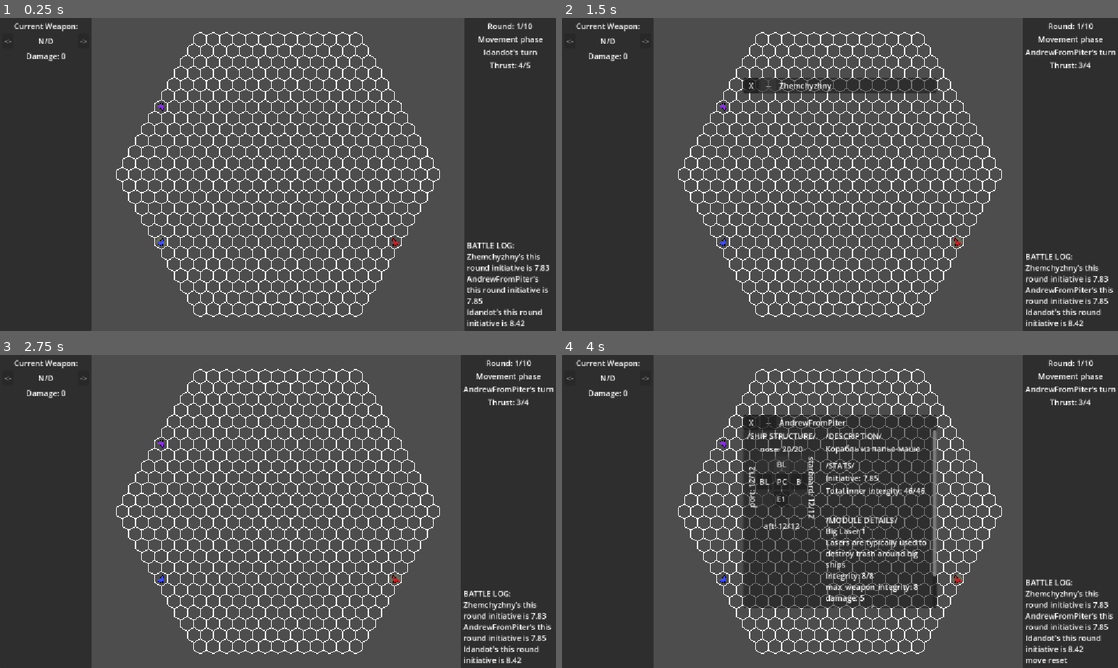
Above: before the commit, frames 1-4 (two rows, left to right).
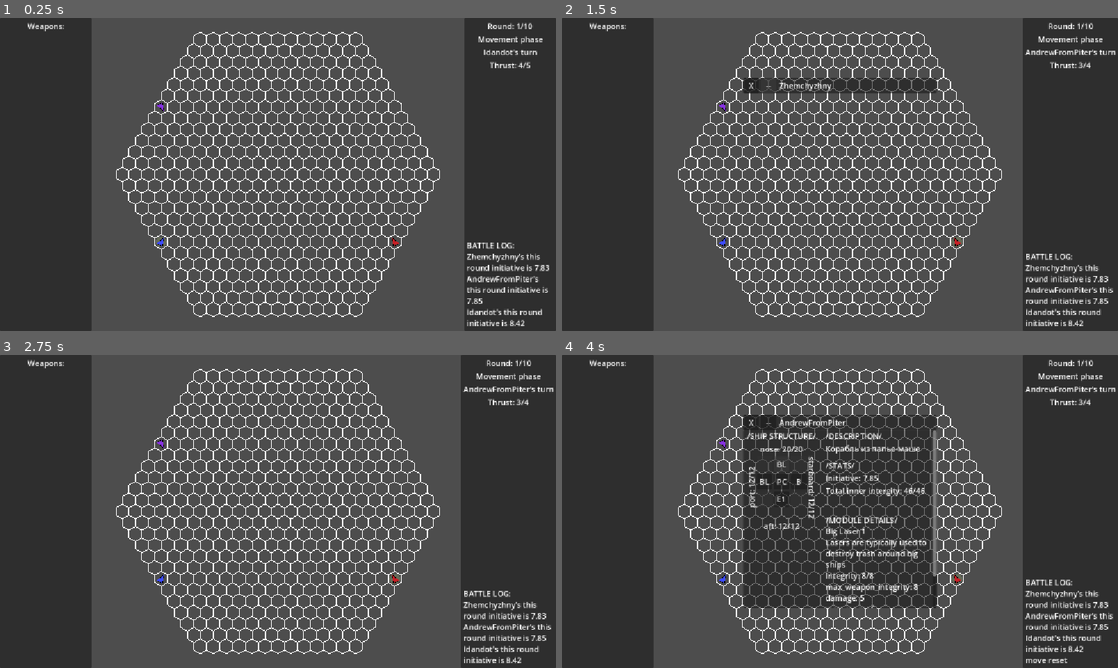
Above: after the commit, the same moments.

Repository: Idandot/Space-Arena
Game: Godot game, scene res://Base Class/Arena.tscn
The game is run twice, just before and just after one commit, with the same random seed, the same clock (stepped at 60 frames per second) and the same inputs.
Inputs (mouse positions are in pixels of both pictures, inside the frame that each line leads up to):
- Up to frame 1 (0.25 s): no input
- Up to frame 2 (1.5 s): tap Enter (end_turn) at 0.5 s; drag from (723, 105) to (684, 174) at 0.52 s; click "--" at 1.25 s
- Up to frame 3 (2.75 s): click "X" at 2 s
- Up to frame 4 (4 s): tap Backspace (reset_move) at 2.75 s; drag from (956, 580) to (684, 511) at 2.77 s; click "BL" at 3.5 s

The runs differ from the first frame. In frame 1, 0.3% of the frame differs, in the area x 0-16%, y 1-14%; in frame 2, 0.3%; in frame 3, 0.3%; in frame 4, 0.3%.

Commit message:
0.1.9.7 WeaponList
- Removed first rendition of weapon UI (CurrentWeaponUI)
- WeaponControlSystem: emits signal whenever weapon state changes
- WeaponListUI: manages WeaponSlotUI's
- WeaponSlotUI: shows data about weapon and it's status
- Integrity: get_ratio() added
- BigLaser: offset = 0. Annoying, offset mechanic need to be remade
- GaussCannon: max_range buffed from 7 to 10

Diff:
--- a/Base Class/ArenaUI.tscn
+++ b/Base Class/ArenaUI.tscn
@@ -1,7 +1,8 @@
 [gd_scene format=3 uid="uid://sygaawqoonor"]
 
 [ext_resource type="Script" uid="uid://dvhdky2xyyqyb" path="res://Autoload Class/UIManager.gd" id="1_dqrmg"]
-[ext_resource type="Script" uid="uid://c2wl55leenqj7" path="res://Base Class/CurrentWeaponUI.gd" id="2_r1gao"]
+[ext_resource type="Script" uid="uid://ceoytsue52pcy" path="res://Base Class/WeaponListUI.gd" id="3_xxlru"]
+[ext_resource type="PackedScene" uid="uid://b6ge6hwfh2ts2" path="res://Base Class/WeaponSlotUI.tscn" id="4_le23j"]
 
 [sub_resource type="Theme" id="Theme_7idsn"]
 default_font_size = 128
@@ -93,39 +94,15 @@
 
 [node name="CurrentWeaponLabel" type="Label" parent="LeftPanel/MarginContainer/VBoxContainer" unique_id=1042076694]
 layout_mode = 2
-text = "Current Weapon:"
+text = "Weapons:"
 horizontal_alignment = 1
 vertical_alignment = 1
 
-[node name="HBoxContainer" type="HBoxContainer" parent="LeftPanel/MarginContainer/VBoxContainer" unique_id=499895508 node_paths=PackedStringArray("prev_weapon_button", "next_weapon_button", "weapon_label", "damage_label")]
+[node name="WeaponListUI" type="VBoxContainer" parent="LeftPanel/MarginContainer/VBoxContainer" unique_id=634026904 node_paths=PackedStringArray("slot_container")]
 layout_mode = 2
-script = ExtResource("2_r1gao")
-prev_weapon_button = NodePath("PrevWeaponButton")
-next_weapon_button = NodePath("NextWeaponButton")
-weapon_label = NodePath("WeaponLabel")
-damage_label = NodePath("../DamageLabel")
-
-[node name="PrevWeaponButton" type="Button" parent="LeftPanel/MarginContainer/VBoxContainer/HBoxContainer" unique_id=2007643055]
-layout_mode = 2
-text = "<-"
-
-[node name="WeaponLabel" type="Label" parent="LeftPanel/MarginContainer/VBoxContainer/HBoxContainer" unique_id=424970129]
-layout_mode = 2
-size_flags_horizontal = 3
-text = "N/D"
-horizontal_alignment = 1
-vertical_alignment = 1
-
-[node name="NextWeaponButton" type="Button" parent="LeftPanel/MarginContainer/VBoxContainer/HBoxContainer" unique_id=1635946165]
-layout_mode = 2
-tooltip_text = "Next weapon. [Q]"
-text = "->"
-
-[node name="DamageLabel" type="Label" parent="LeftPanel/MarginContainer/VBoxContainer" unique_id=2107455701]
-layout_mode = 2
-text = "Damage: 0"
-horizontal_alignment = 1
-vertical_alignment = 1
+script = ExtResource("3_xxlru")
+weapon_slot_scene = ExtResource("4_le23j")
+slot_container = NodePath(".")
 
 [node name="InspectorParent" type="Control" parent="." unique_id=265121632]
 layout_mode = 3
--- a/Base Class/CurrentWeaponUI.gd
+++ /dev/null
@@ -1,47 +0,0 @@
-extends HBoxContainer
-
-@export var prev_weapon_button: Button
-@export var next_weapon_button: Button
-@export var weapon_label: Label
-@export var damage_label: Label
-var weapon_shown: Weapon
-
-func _ready() -> void:
-	GameEvents.active_weapon_changed.connect(_on_active_weapon_changed)
-	TurnManager.phase_started.connect(_on_phase_started)
-
-func _on_active_weapon_changed(weapon: Weapon) -> void:
-	if weapon_label == null:
-		return
-	if weapon == null:
-		_clear_weapon_data()
-		return
-
-	weapon_label.text = weapon.module_name
-	var module_integrity = weapon.get_integrity()
-	var hp_ratio: float = float(module_integrity.current) / float(module_integrity.maximum)
-	weapon_label.modulate = Color(1,1,1,1).lerp(Color(1, 0.2, 0.2, 1), 1.0 - hp_ratio)
-
-	if module_integrity.current <= 0:
-		damage_label.text = "Damage: 0"
-	else:
-		damage_label.text = "OFFLINE"
-
-func _on_phase_started(phase: Enums.game_states) -> void:
-	if phase != Enums.game_states.ACTION:
-		_clear_weapon_data()
-		_togge_buttons(true)
-		return
-
-	_togge_buttons(false)
-	return
-
-func _clear_weapon_data() -> void:
-	if weapon_label != null:
-		weapon_label.text = "N/D"
-	if damage_label != null:
-		damage_label.text = "Damage: 0"
-
-func _togge_buttons(enable:= true) -> void:
-	prev_weapon_button.disabled = enable
-	next_weapon_button.disabled = enable
--- a/Base Class/WeaponControlSystem.gd
+++ b/Base Class/WeaponControlSystem.gd
@@ -1,5 +1,7 @@
 extends Node
 class_name WeaponControlSystem
+
+signal weapon_state_changed()
 
 var weapons: Array[Weapon] = []
 var _current_weapon_index: int = -1
@@ -42,10 +44,12 @@
 func fire_current_weapon() -> void:
 	if _current_weapon_index >= 0 and _current_weapon_index<weapons.size():
 		weapons[_current_weapon_index].fire()
+		weapon_state_changed.emit()
 
 func next_weapon() -> void:
 	select_next_operational_weapon()
 	update_weapon_highlight()
+	weapon_state_changed.emit()
 
 func next_target() -> void:
 	var current_weapon = get_current_weapon()
@@ -73,6 +77,8 @@
 
 	for i in _count:
 		_current_weapon_index = (_current_weapon_index + 1) % _count
+		if !weapons[_current_weapon_index].is_active():
+			continue
 		if weapons[_current_weapon_index].weapon_active:
 			weapons[_current_weapon_index].next_target()
 			GameEvents.active_weapon_changed.emit(weapons[_current_weapon_index])
--- /dev/null
+++ b/Base Class/WeaponListUI.gd
@@ -0,0 +1,69 @@
+extends Control
+class_name WeaponListUI
+
+@export var weapon_slot_scene: PackedScene
+@export var slot_container: VBoxContainer
+@export var max_weapons: int = 3
+
+var _current_system: WeaponControlSystem
+var _slot_pool: Array[WeaponSlotUI] = []
+
+func _ready() -> void:
+	TurnManager.turn_started.connect(_on_turn_started)
+	_init_pool()
+
+func _init_pool() -> void:
+	for i in max_weapons:
+		var slot: WeaponSlotUI = weapon_slot_scene.instantiate()
+		slot_container.add_child(slot)
+		slot.visible = false
+		_slot_pool.append(slot)
+
+func _on_turn_started(actor: Actor, phase: Enums.game_states) -> void:
+	if phase != Enums.game_states.ACTION:
+		_hide_all_slots()
+		return
+
+	_unbind_system()
+
+	var system = actor.find_child("WeaponControlSystem", true, false)
+	if system and system is WeaponControlSystem:
+		_bind_system(system)
+	else:
+		_hide_all_slots()
+
+func _bind_system(system: WeaponControlSystem) -> void:
+	_current_system = system
+	_current_system.weapon_state_changed.connect(_refresh_slots)
+
+	while _slot_pool.size() < _current_system.weapons.size():
+		var slot: WeaponSlotUI = weapon_slot_scene.instantiate()
+		slot_container.add_child(slot)
+		_slot_pool.append(slot)
+
+	_refresh_slots()
+
+func _unbind_system() -> void:
+	if _current_system:
+		if _current_system.weapon_state_changed.is_connected(_refresh_slots):
+			_current_system.weapon_state_changed.disconnect(_refresh_slots)
+	_current_system = null
+
+func _refresh_slots() -> void:
+	if !_current_system:
+		_hide_all_slots()
+
+	var _current_weapon = _current_system.get_current_weapon()
+
+	for i in _slot_pool.size():
+		if i < _current_system.weapons.size():
+			var weapon = _current_system.weapons[i]
+			var is_current = _current_system.get_current_weapon() == weapon
+			_slot_pool[i].bind(weapon, is_current)
+			_slot_pool[i].visible = true
+		else:
+			_slot_pool[i].visible = false
+
+func _hide_all_slots() -> void:
+	for slot in _slot_pool:
+		slot.visible = false
--- /dev/null
+++ b/Base Class/WeaponSlotUI.gd
@@ -0,0 +1,40 @@
+extends Control
+class_name WeaponSlotUI
+
+@export var name_label: Label
+@export var damage_label: Label
+@export var status_rect: ColorRect
+
+var _weapon: Weapon
+
+func bind(weapon: Weapon, is_current: bool) -> void:
+	_weapon = weapon
+	_update_visuals(is_current)
+
+func _update_visuals(is_weapon_current: bool) -> void:
+	if not _weapon:
+		visible = false
+		return
+
+	name_label.text = _weapon.module_name
+	var integrity = _weapon.get_integrity()
+	var hp_ratio = integrity.get_ratio()
+	name_label.modulate = Color.WHITE.lerp(Color.RED, 1 - hp_ratio)
+
+	if not _weapon.is_active():
+		status_rect.color = Color.RED
+		damage_label.text = "OFFLINE"
+		modulate.a = 0.5
+	elif not _weapon.weapon_active:
+		status_rect.color = Color.YELLOW
+		damage_label.text = "RELOAD"
+		modulate.a = 1
+	else:
+		status_rect.color = Color.GREEN
+		damage_label.text = "DMG: %d" % _weapon.weapon_stats.damage
+		modulate.a = 1
+
+	if is_weapon_current and _weapon.is_active():
+		self_modulate = Color.YELLOW
+	else:
+		self_modulate = Color.WHITE
--- /dev/null
+++ b/Base Class/WeaponSlotUI.tscn
@@ -0,0 +1,37 @@
+[gd_scene format=3 uid="uid://b6ge6hwfh2ts2"]
+
+[ext_resource type="Script" uid="uid://dfgu6qyv5ig5" path="res://Base Class/WeaponSlotUI.gd" id="1_1ysd0"]
+
+[node name="WeaponSlotUI" type="PanelContainer" unique_id=1171507063 node_paths=PackedStringArray("name_label", "damage_label", "status_rect")]
+offset_right = 210.0
+offset_bottom = 57.0
+script = ExtResource("1_1ysd0")
+name_label = NodePath("MarginContainer/VBoxContainer/HBoxContainer/NameLabel")
+damage_label = NodePath("MarginContainer/VBoxContainer/DamageLabel")
+status_rect = NodePath("MarginContainer/VBoxContainer/HBoxContainer/ColorRect")
+
+[node name="MarginContainer" type="MarginContainer" parent="." unique_id=187932281]
+layout_mode = 2
+theme_override_constants/margin_left = 3
+theme_override_constants/margin_top = 3
+theme_override_constants/margin_right = 3
+theme_override_constants/margin_bottom = 3
+
+[node name="VBoxContainer" type="VBoxContainer" parent="MarginContainer" unique_id=1638535965]
+layout_mode = 2
+
+[node name="HBoxContainer" type="HBoxContainer" parent="MarginContainer/VBoxContainer" unique_id=783562190]
+layout_mode = 2
+size_flags_vertical = 4
+
+[node name="ColorRect" type="ColorRect" parent="MarginContainer/VBoxContainer/HBoxContainer" unique_id=2079812970]
+custom_minimum_size = Vector2(24, 24)
+layout_mode = 2
+
+[node name="NameLabel" type="Label" parent="MarginContainer/VBoxContainer/HBoxContainer" unique_id=1581888261]
+layout_mode = 2
+text = "Weapon Name"
+
+[node name="DamageLabel" type="Label" parent="MarginContainer/VBoxContainer" unique_id=1755174949]
+layout_mode = 2
+text = "Damage: 0"
--- a/Data Class/Integrity.gd
+++ b/Data Class/Integrity.gd
@@ -10,3 +10,6 @@
 
 func get_text() -> String:
 	return "%d/%d" % [current, maximum]
+
+func get_ratio() -> float:
+	return float(current)/float(maximum)
--- a/Resources/WeaponConfigs/BigLaser.tres
+++ b/Resources/WeaponConfigs/BigLaser.tres
@@ -7,4 +7,5 @@
 config_name = "Big Laser"
 config_acronym = "BL"
 config_description = "Lasers are typically used to destroy trash around big ships"
+facing_offset = 0
 metadata/_custom_type_script = "uid://ceiaskrajdh8i"
--- a/Resources/WeaponConfigs/GaussCannon.tres
+++ b/Resources/WeaponConfigs/GaussCannon.tres
@@ -9,7 +9,7 @@
 config_acronym = "GC"
 config_description = "This weapon is light and powerful"
 damage = 6
-max_range = 7
+max_range = 10
 min_range = 2
 arc_degrees = 60
 facing_offset = 0
